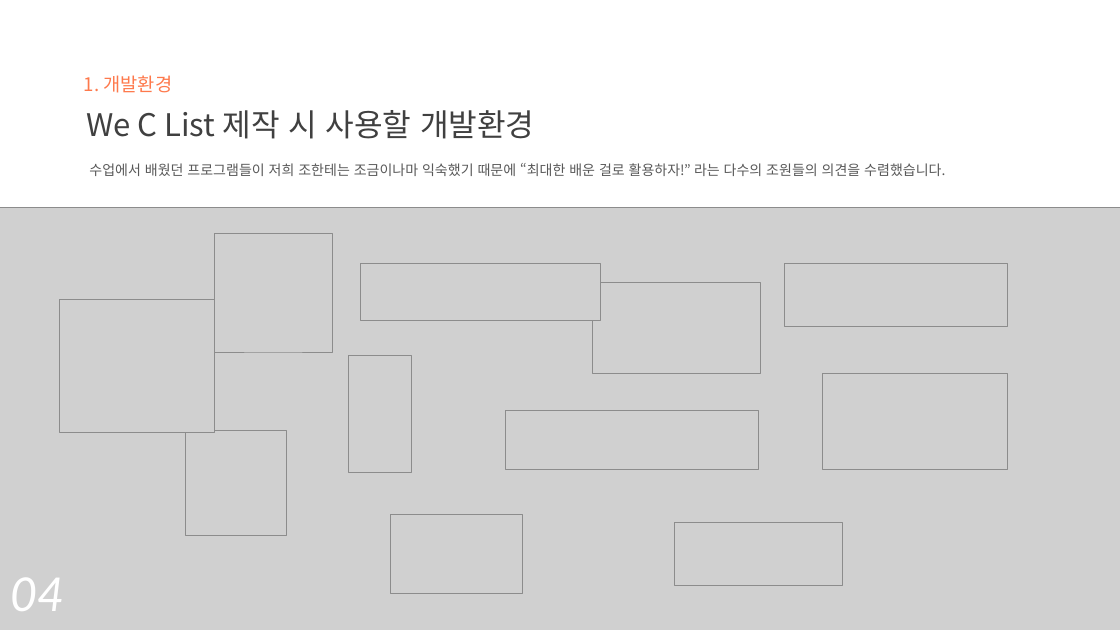
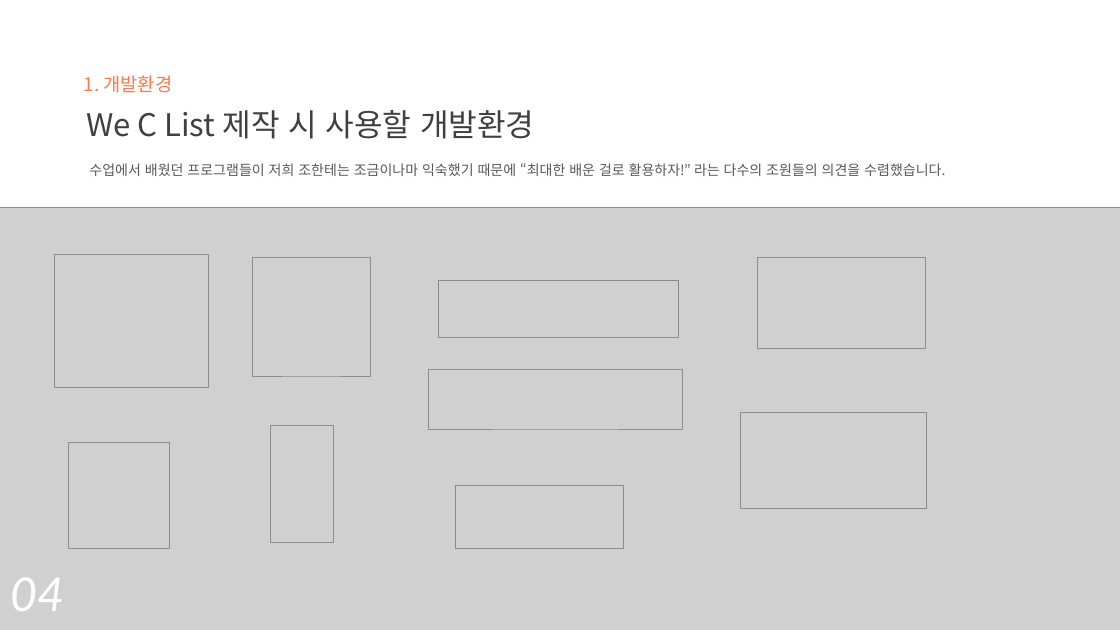
Before and after one commit to chominsub/chominsub, a slide deck: slide 3 of 조민섭_포트폴리오.pptx. Drawn at 1120x630 pixels with LibreOffice and Linux fonts; fonts in the diff are those of the drawing; grey boxes stand for pictures. Boxes give left, top, right and bottom in pixels: in the first picture for what was removed or moved away, otherwise in the second. Text is boxed around its words. In the diff, an @@ line names an element or a change of style, - is before the commit and + after.

```diff
--- a/조민섭_포트폴리오.pptx
+++ b/조민섭_포트폴리오.pptx
@@ picture: place and size @@
-picture at box(60, 299, 214, 432)
+picture at box(55, 254, 209, 388)
@@ picture: place and size @@
-picture at box(214, 234, 333, 352)
+picture at box(252, 258, 371, 376)
@@ picture: place and size @@
-picture at box(592, 282, 760, 374)
+picture at box(757, 258, 925, 349)
@@ picture removed at box(784, 263, 1007, 326) @@
@@ picture: place and size @@
-picture at box(361, 263, 601, 321)
+picture at box(438, 280, 679, 338)
@@ picture: place and size @@
-picture at box(505, 410, 758, 469)
+picture at box(429, 370, 682, 429)
@@ picture: place and size @@
-picture at box(822, 374, 1007, 469)
+picture at box(740, 413, 926, 508)
@@ picture: place and size @@
-picture at box(185, 430, 286, 536)
+picture at box(68, 442, 170, 548)
@@ picture: place and size @@
-picture at box(348, 356, 411, 472)
+picture at box(270, 425, 333, 542)
@@ picture: place and size @@
-picture at box(674, 522, 842, 585)
+picture at box(456, 485, 624, 548)
@@ picture removed at box(390, 514, 522, 593) @@
```
Also in this commit, not shown: 1 other slide changed, 4 slides added.
